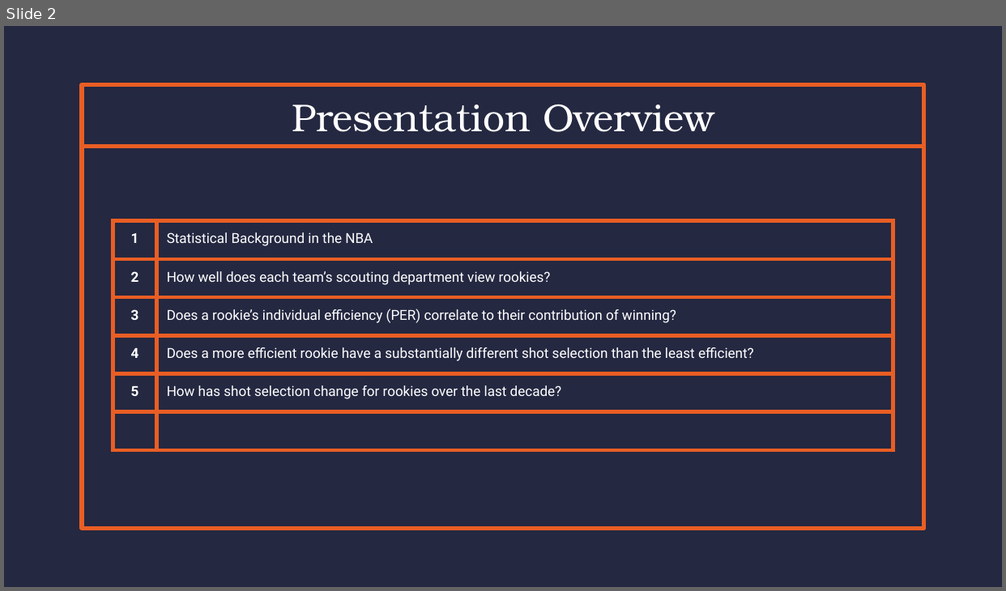
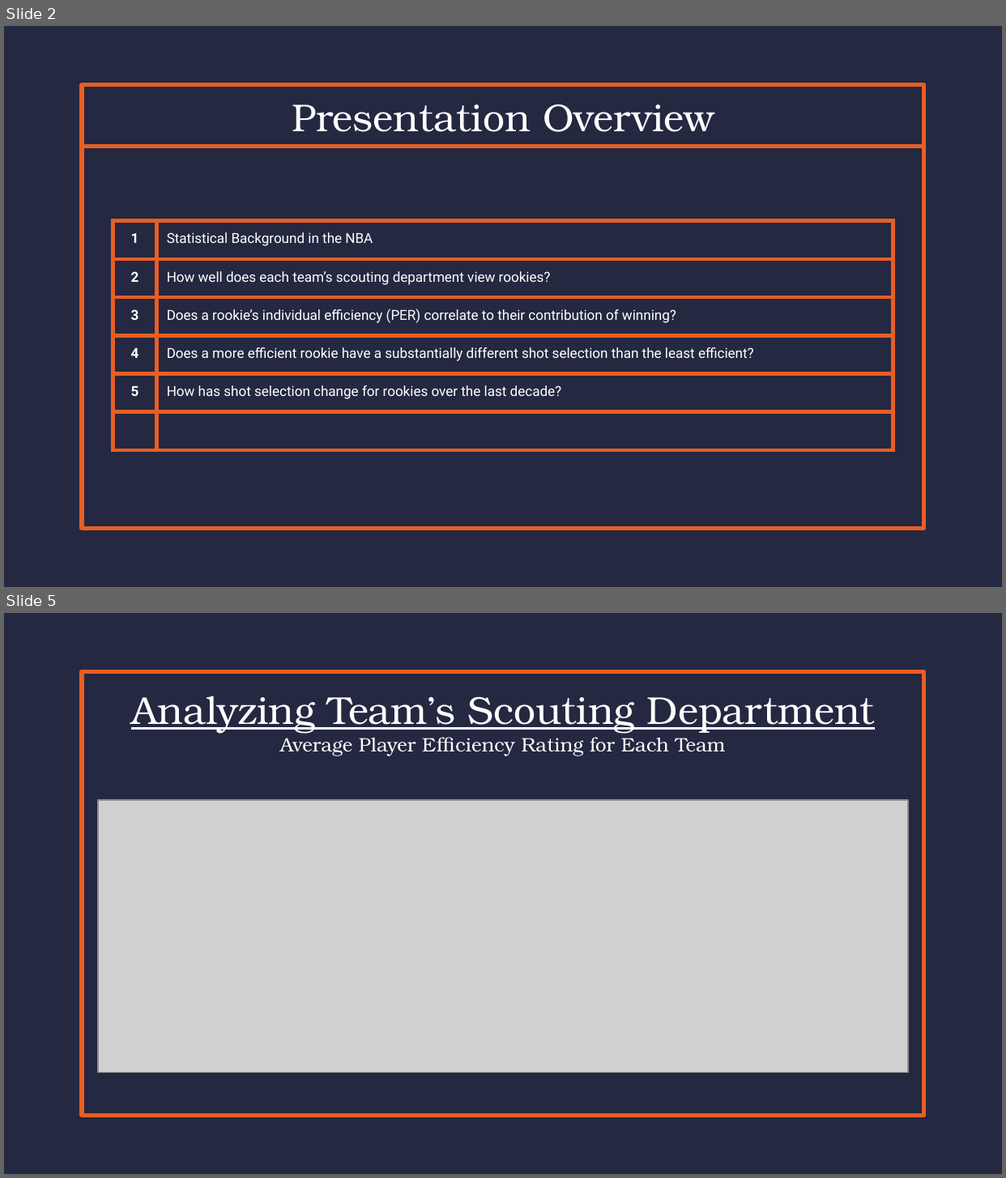
Before and after one commit to Zavello/capstone_DA12_NBA, a slide deck: CapStone Presentation.pptx. Shown one above the other, each under a label of ours: slide 2 before the commit, slides 2 and 5 after it; the slides between them are not shown. The pictures are 1006x591 and 1006x1178 pixels, drawn with LibreOffice and Linux fonts; fonts in the diff are those of the drawing; grey boxes stand for pictures. Boxes give left, top, right and bottom in pixels: in the first picture for what was removed or moved away, otherwise in the second. Text is boxed around its words. In the diff, an @@ line names an element or a change of style, - is before the commit and + after.

```diff
--- a/CapStone Presentation.pptx
+++ b/CapStone Presentation.pptx
@@ slide 5 added at <box>4,613,1002,1174</box>, background #242841; not listed: 1 template element that a slide beside it also shows @@
@@ text added at <box>131,696,875,756</box>, 14 pt, text #FFFFFF @@
+Analyzing Team’s Scouting Department
+Average Player Efficiency Rating for Each Team
@@ picture added at <box>98,799,908,1072</box> @@
```
Also in this commit, not shown: 7 other slides added, 2 slides removed, 5 other files.
